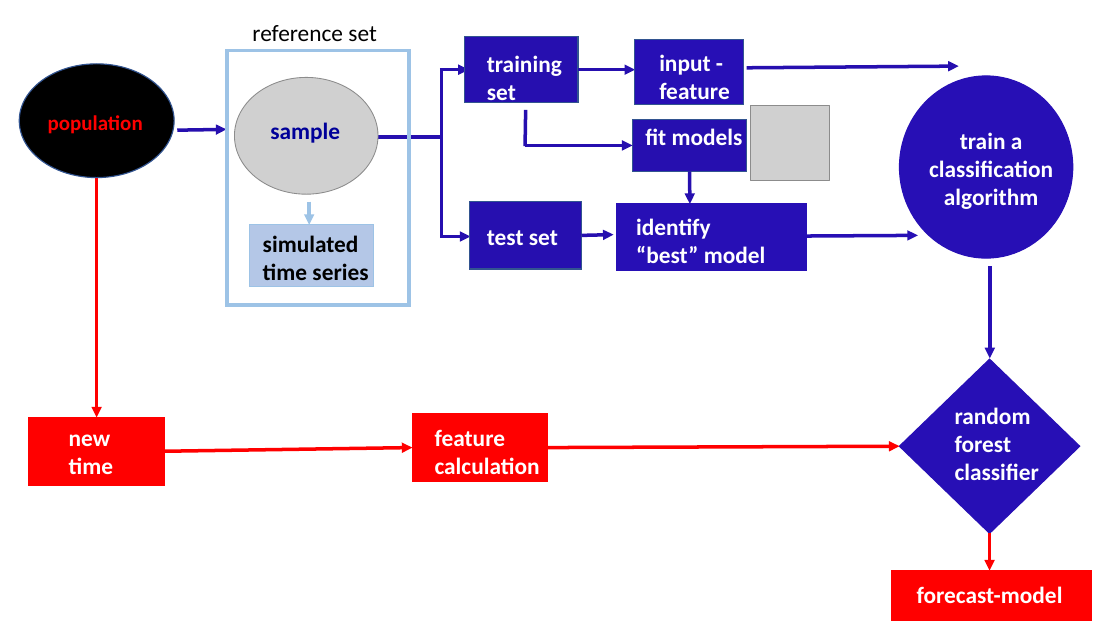
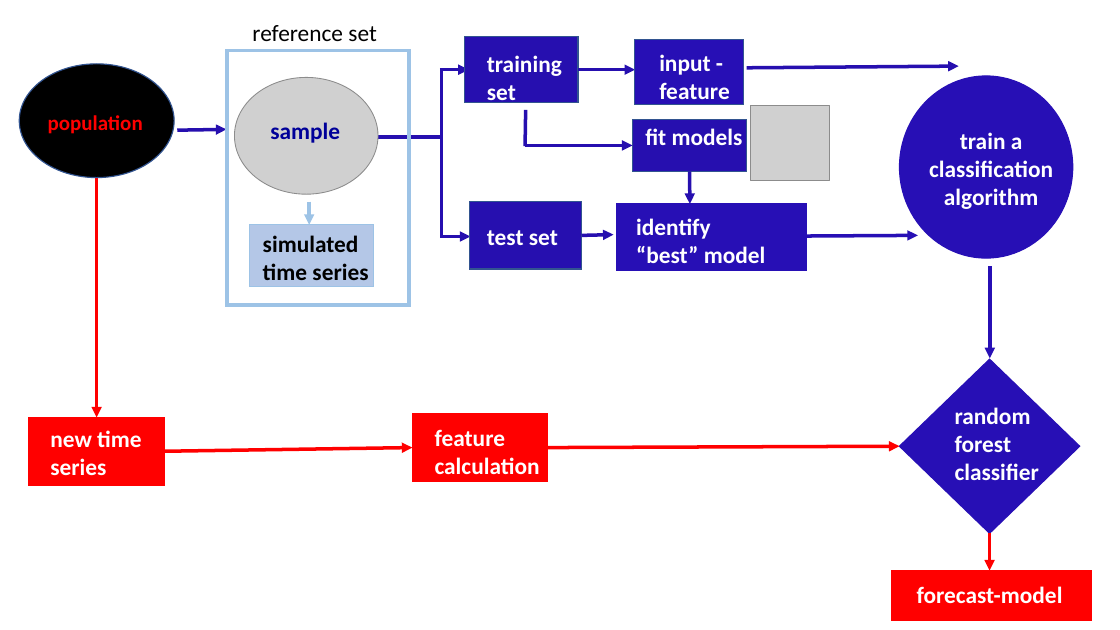
Before and after one commit to thiyangt/isf2019, a slide deck: slide 1 of Presentation1.pptx. Drawn at 1120x630 pixels with LibreOffice and Linux fonts; fonts in the diff are those of the drawing; grey boxes stand for pictures. Boxes give left, top, right and bottom in pixels: in the first picture for what was removed or moved away, otherwise in the second. Text is boxed around its words. In the diff, an @@ line names an element or a change of style, - is before the commit and + after.

```diff
--- a/Presentation1.pptx
+++ b/Presentation1.pptx
@@ text at [50, 430, 141, 475]: text changed @@
-new time seres
+new time series
```
Also in this commit, not shown: 1 other slide changed, 2 other files.
